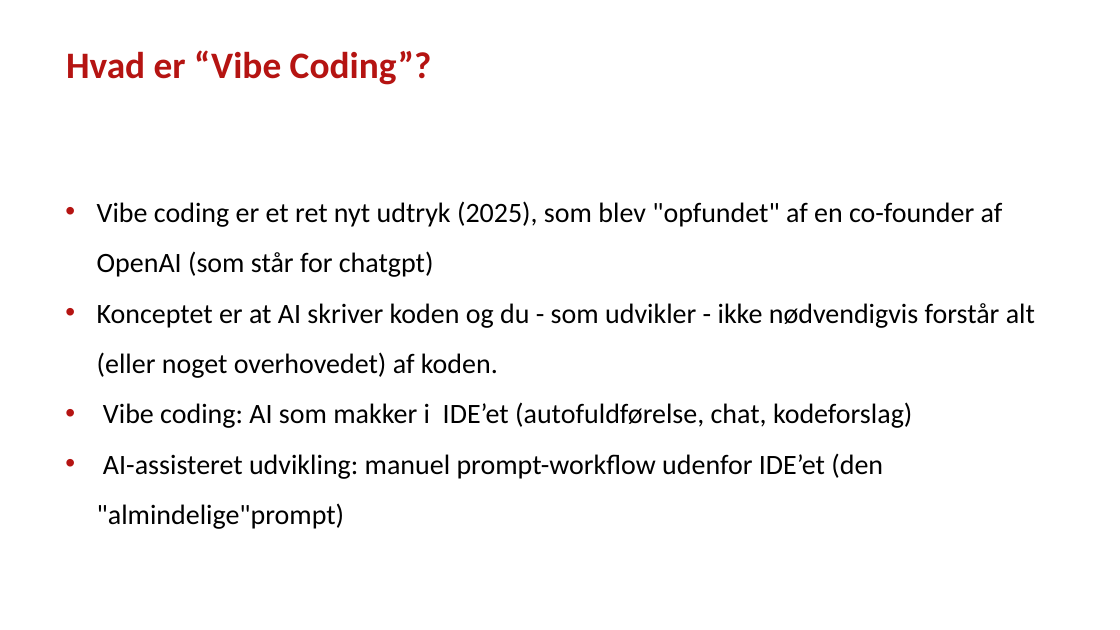
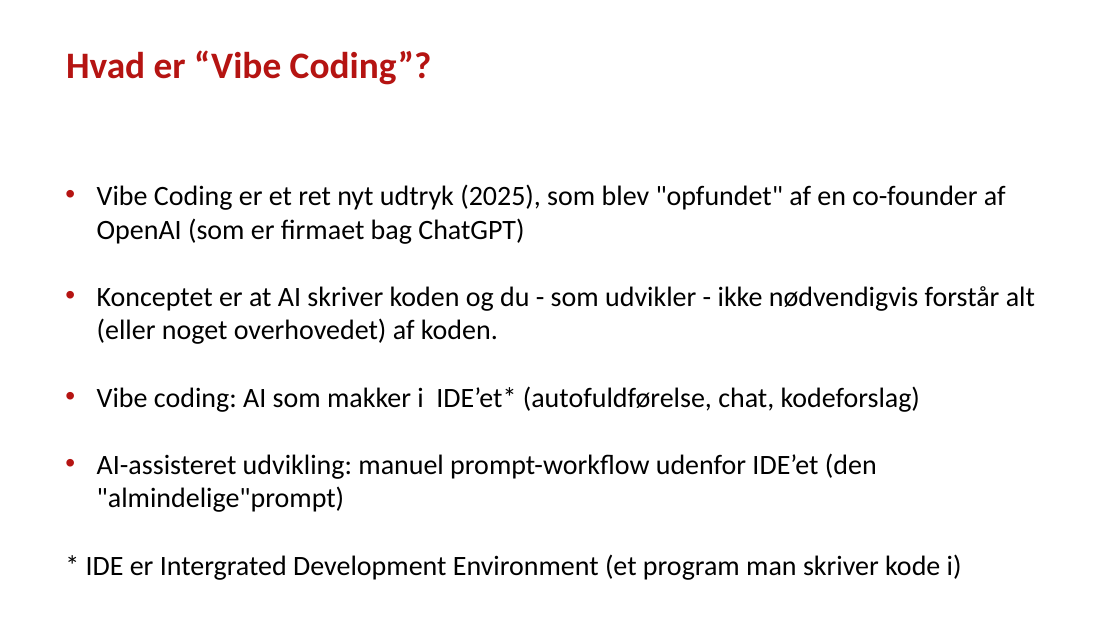
Before and after one commit to steenhulthin/vibe-coding-kortdage-2025, a slide deck: slide 7 of Vibe coding og AI-assisteret udvikling af geodata-dashboards - Steen Hulthin Rasmussen - SSI - 14.11.2025.pptx (slide 5 before the commit). Drawn at 1120x630 pixels with LibreOffice and Linux fonts; fonts in the diff are those of the drawing; background and template pictures are left out. Boxes give left, top, right and bottom in pixels: in the first picture for what was removed or moved away, otherwise in the second. Text is boxed around its words. In the diff, an @@ line names an element or a change of style, - is before the commit and + after.

```diff
--- a/Vibe coding og AI-assisteret udvikling af geodata-dashboards - Steen Hulthin Rasmussen - SSI - 14.11.2025.pptx
+++ b/Vibe coding og AI-assisteret udvikling af geodata-dashboards - Steen Hulthin Rasmussen - SSI - 14.11.2025.pptx
@@ text at [97, 184, 1006, 244]: text changed @@
-• Vibe coding er et ret nyt udtryk (2025), som blev "opfundet" af en co-founder af OpenAI (som står for chatgpt)
+• Vibe Coding er et ret nyt udtryk (2025), som blev "opfundet" af en co-founder af OpenAI (som er firmaet bag ChatGPT)
@@ text at [97, 286, 1035, 512]: line spacing 1.5 to 1 @@
@@ text at [97, 386, 920, 412]: text changed @@
-• Vibe coding: AI som makker i IDE’et (autofuldførelse, chat, kodeforslag)
+• Vibe coding: AI som makker i IDE’et* (autofuldførelse, chat, kodeforslag)
@@ text at [86, 554, 962, 580]: paragraph added @@
+* IDE er Intergrated Development Environment (et program man skriver kode i)
```
Also in this commit, not shown: 10 other slides changed, 1 slide added.
